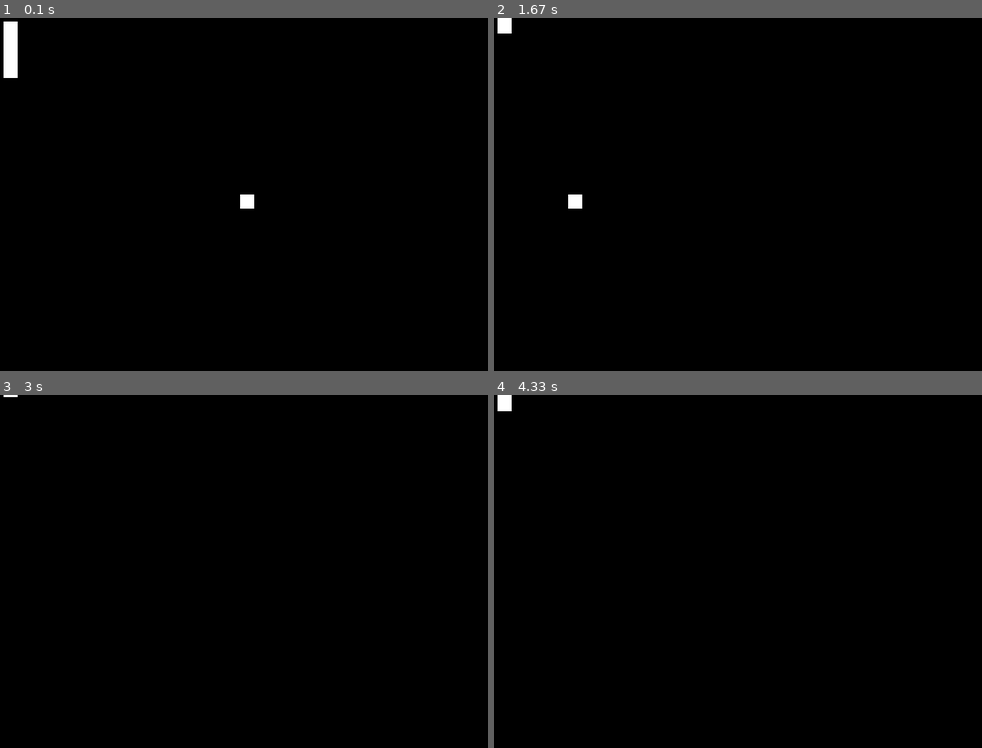
Above: before the commit, frames 1-4 (two rows, left to right).
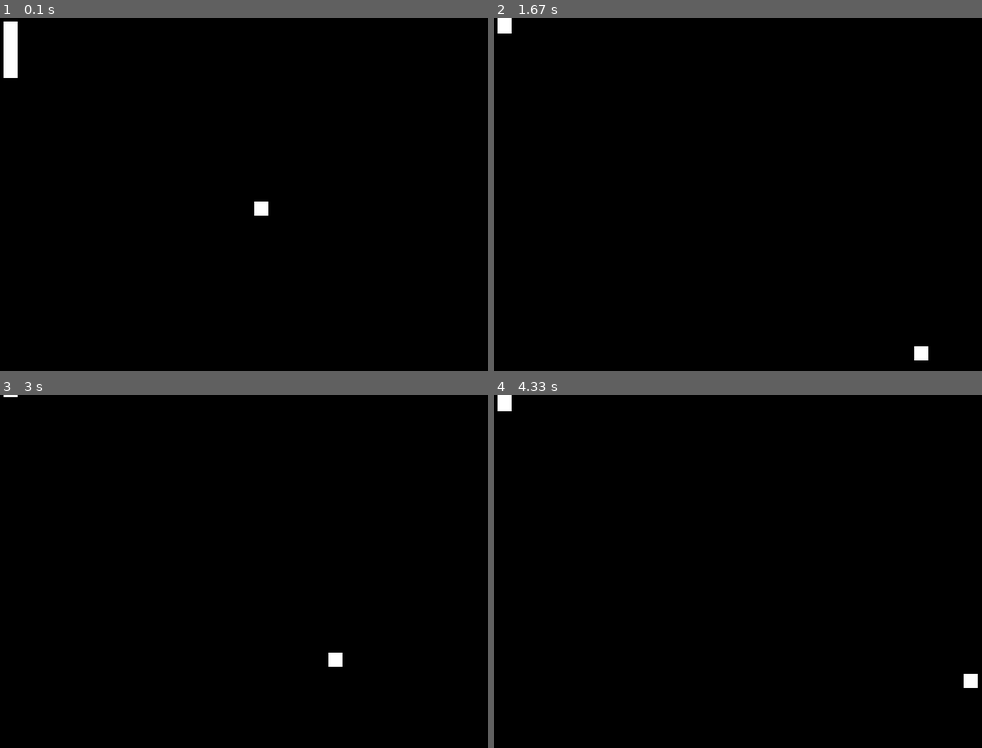
Above: after the commit, the same moments.

Repository: IsaelGabriel/pygame-simple-projects
Game: pygame game, started from pong/main.py
Two runs of this game, one before a commit and one after it. Both use one fixed random seed, a clock stepped at 60 frames per second and the inputs below.
Inputs:
- Up to frame 1 (0.1 s): no input
- Up to frame 2 (1.67 s): hold Up 0.33-0.8 s; hold Down 0.83-1.13 s; hold Up 1.17-1.53 s; hold Down from 1.57 s (still down)
- Up to frame 3 (3 s): release Down at 1.93 s; hold Up 1.97-2.27 s; hold Down 2.3-2.6 s; hold Up from 2.63 s (still down)
- Up to frame 4 (4.33 s): release Up at 3 s; hold Down 3.03-3.4 s; hold Up 3.43-3.73 s; hold Down 3.77-4.07 s; hold Up from 4.1 s (still down)

The runs differ from the first frame. In frame 1, 0.2% of the frame differs, in the area x 49-55%, y 50-56%; in frame 2, 0.2%; in frame 3, 0.1%; in frame 4, 0.1%.

Commit message:
added bounds for ball collision

Diff:
--- a/pong/main.py
+++ b/pong/main.py
@@ -60,10 +60,10 @@
 
         self._rect = pg.Rect(ball_start_position, ball_size)
         self._drawable_rect = pg.Rect(ball_start_position * display_scale, ball_size * display_scale)
-        self._direction = Vector2(-1, 0)
+        self._direction = Vector2(1, 1)
 
     @property
-    def position(self):
+    def position(self) -> Vector2:
         return self._rect.topleft
 
     @position.setter
@@ -73,27 +73,17 @@
         self._rect.topleft = new_position
         self._drawable_rect.topleft = new_position * display_scale
 
-    @property
-    def x(self):
-        return self._rect.x
-
-    @x.setter
-    def x(self, new_x: int|float):
-        self.position = Vector2(new_x, self.y)
-
-    @property
-    def y(self):
-        return self._rect.y
-
-    @y.setter
-    def y(self, new_y: int|float):
-        self.position = Vector2(self.x, new_y)
-
     def update(self, delta_time: float):
         global ball_speed
-        #self.x += self._direction[0] * ball_speed * delta_time
-        #self.y += self._direction[1] * ball_speed * delta_time
+        global ball_size
+        global display_size
+
         self.position += self._direction * ball_speed * delta_time
+
+        if self.position[0] <= 0 or self.position[0] + ball_size.x >= display_size[0]:
+            self.reset_ball()
+        if self.position[1] <= 0 or self.position[1] + ball_size.y >= display_size[1]:
+            self.invert_y()
 
     def render(self):
         global display
@@ -112,6 +102,12 @@
 
     def invert_direction(self):
         self._direction = Vector2(-self._direction.x, -self._direction.y)
+
+    def reset_ball(self):
+        global ball_start_position
+
+        self.position = ball_start_position
+        self._direction = Vector2(1, 1)
 
 clock = pg.time.Clock()
 
